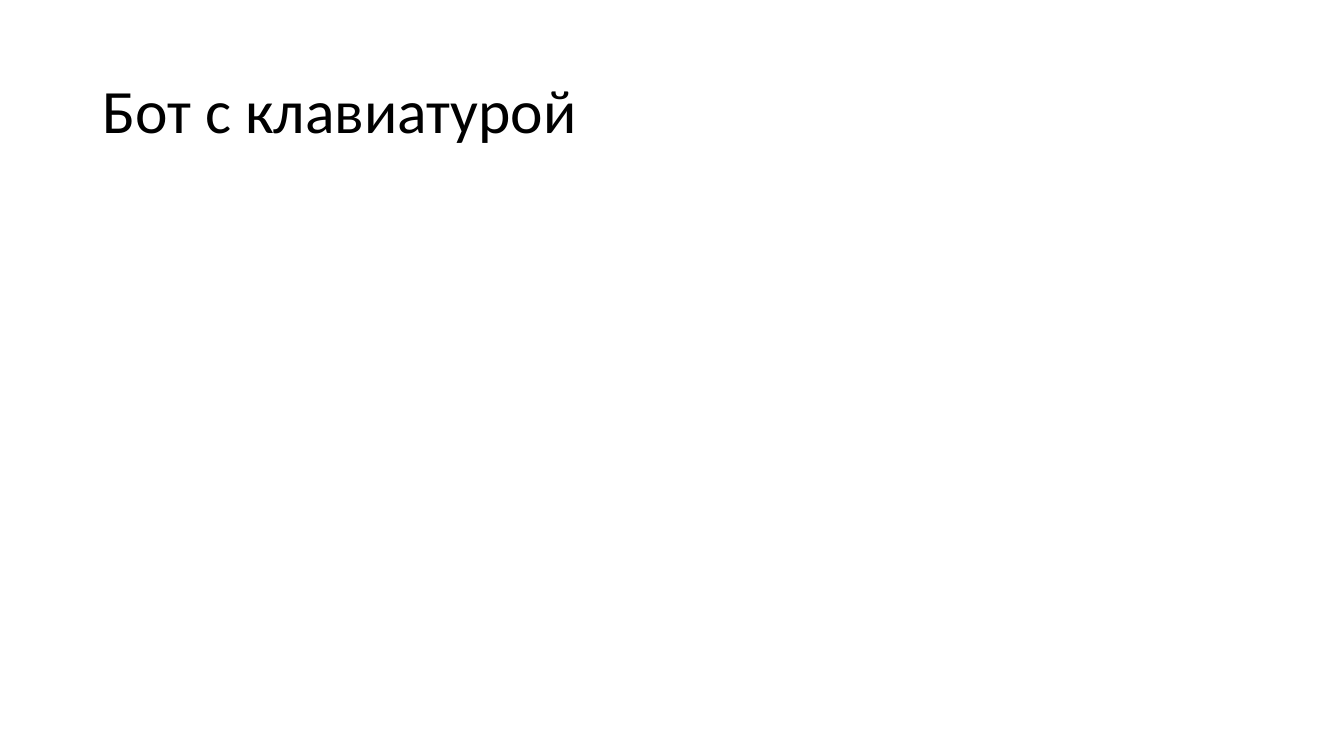
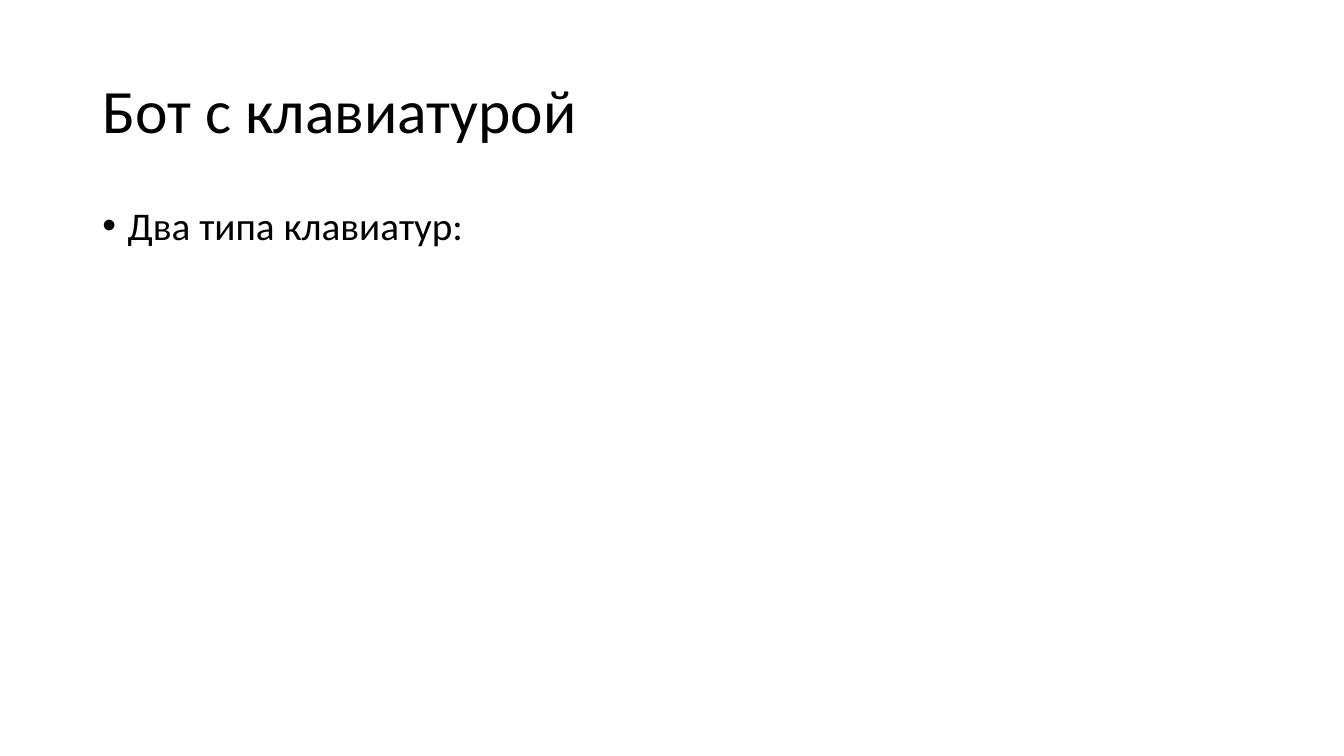
Before and after one commit to paveltsytovich/telegram-course, a slide deck: slide 255 of Presentation/Разработка ботов для телеграмм на Python.pptx. Drawn at 1344x756 pixels with LibreOffice and Linux fonts; fonts in the diff are those of the drawing. Boxes give left, top, right and bottom in pixels: in the first picture for what was removed or moved away, otherwise in the second. Text is boxed around its words. In the diff, an @@ line names an element or a change of style, - is before the commit and + after.

Commit message:
Типы клавиатур

```diff
--- a/Presentation/Разработка ботов для телеграмм на Python.pptx
+++ b/Presentation/Разработка ботов для телеграмм на Python.pptx
@@ text added at [128,215,463,247], 28 pt, text #000000 @@
+• Два типа клавиатур:
```
